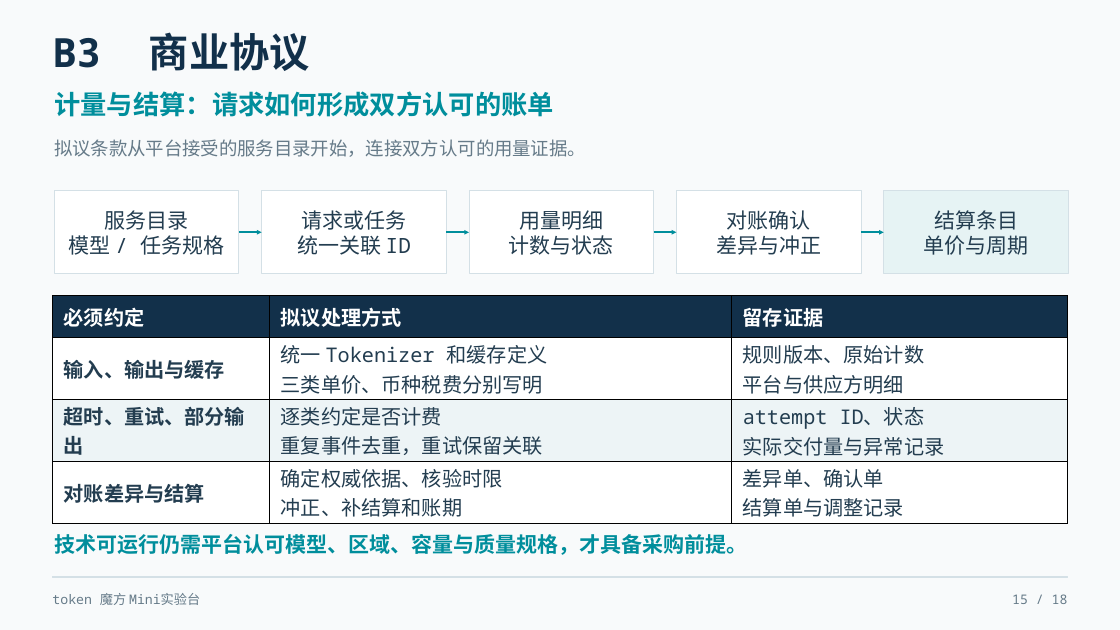
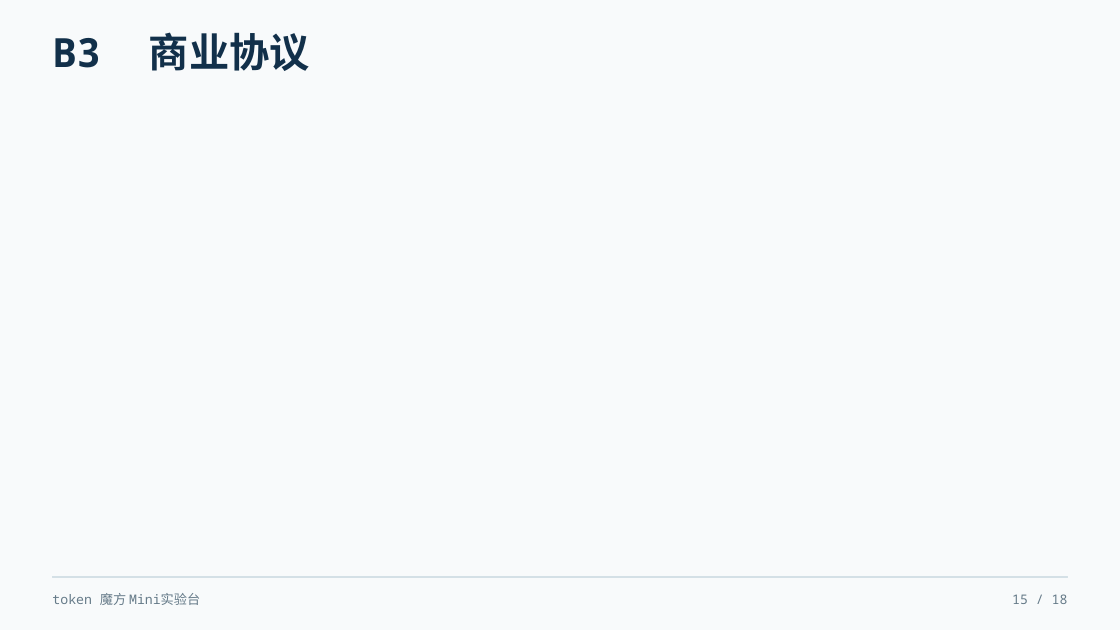
Before and after one commit to KurisuZhang/codex-catl, a slide deck: slide 15 of output/token_mini/Token魔方Mini实验台_完整合并版_修复版.pptx. Drawn at 1120x630 pixels with LibreOffice and Linux fonts; fonts in the diff are those of the drawing. Boxes give left, top, right and bottom in pixels: in the first picture for what was removed or moved away, otherwise in the second. Text is boxed around its words. In the diff, an @@ line names an element or a change of style, - is before the commit and + after.

```diff
--- a/output/token_mini/Token魔方Mini实验台_完整合并版_修复版.pptx
+++ b/output/token_mini/Token魔方Mini实验台_完整合并版_修复版.pptx
@@ text removed at [54,91,554,117] @@
-计量与结算：请求如何形成双方认可的账单
@@ text removed at [54,139,586,157] @@
-拟议条款从平台接受的服务目录开始，连接双方认可的用量证据。
@@ rectangle removed at [55,191,239,274] @@
-服务目录
-模型 / 任务规格
@@ rectangle removed at [261,191,446,274] @@
-请求或任务
-统一关联 ID
@@ rectangle removed at [469,191,654,274] @@
-用量明细
-计数与状态
@@ rectangle removed at [676,191,861,274] @@
-对账确认
-差异与冲正
@@ rectangle removed at [884,191,1069,274] @@
-结算条目
-单价与周期
@@ arrow removed from (239, 233) to (261, 233) @@
@@ arrow removed from (446, 233) to (469, 233) @@
@@ arrow removed from (654, 233) to (676, 233) @@
@@ arrow removed from (861, 233) to (884, 233) @@
@@ table removed at [52,296,1067,521], 4 rows, 3 columns @@
-必须约定 | 拟议处理方式 | 留存证据
-输入、输出与缓存 | 统一 Tokenizer 和缓存定义 / 三类单价、币种税费分别写明 | 规则版本、原始计数 / 平台与供应方明细
-超时、重试、部分输出 | 逐类约定是否计费 / 重复事件去重，重试保留关联 | attempt ID、状态 / 实际交付量与异常记录
-对账差异与结算 | 确定权威依据、核验时限 / 冲正、补结算和账期 | 差异单、确认单 / 结算单与调整记录
@@ text removed at [54,534,747,555] @@
-技术可运行仍需平台认可模型、区域、容量与质量规格，才具备采购前提。
```
Also in this commit, not shown: 12 other slides changed, 21 other files.
